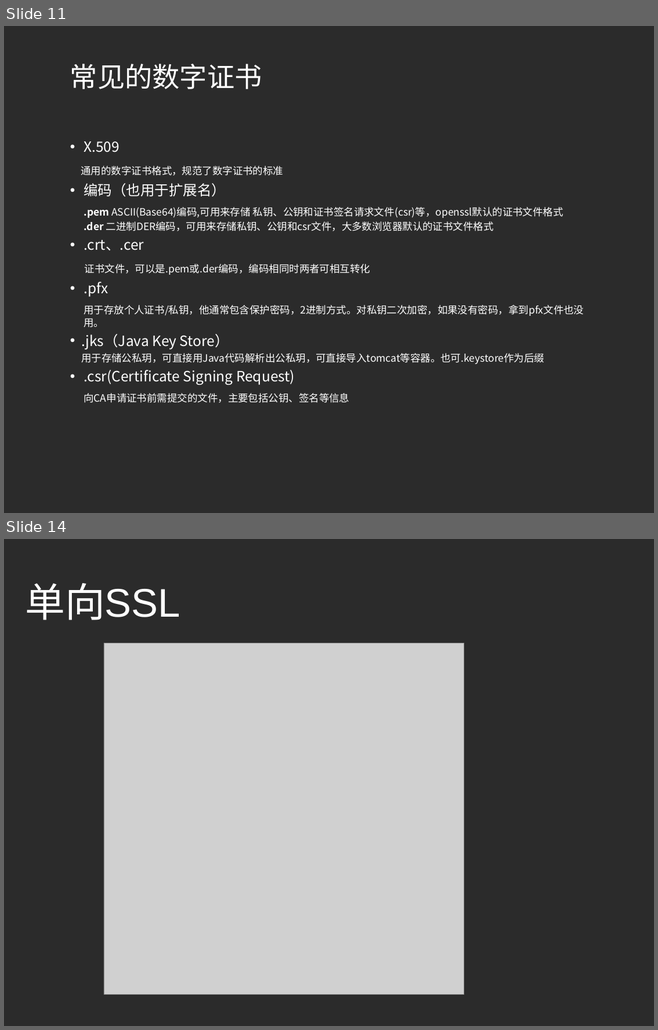
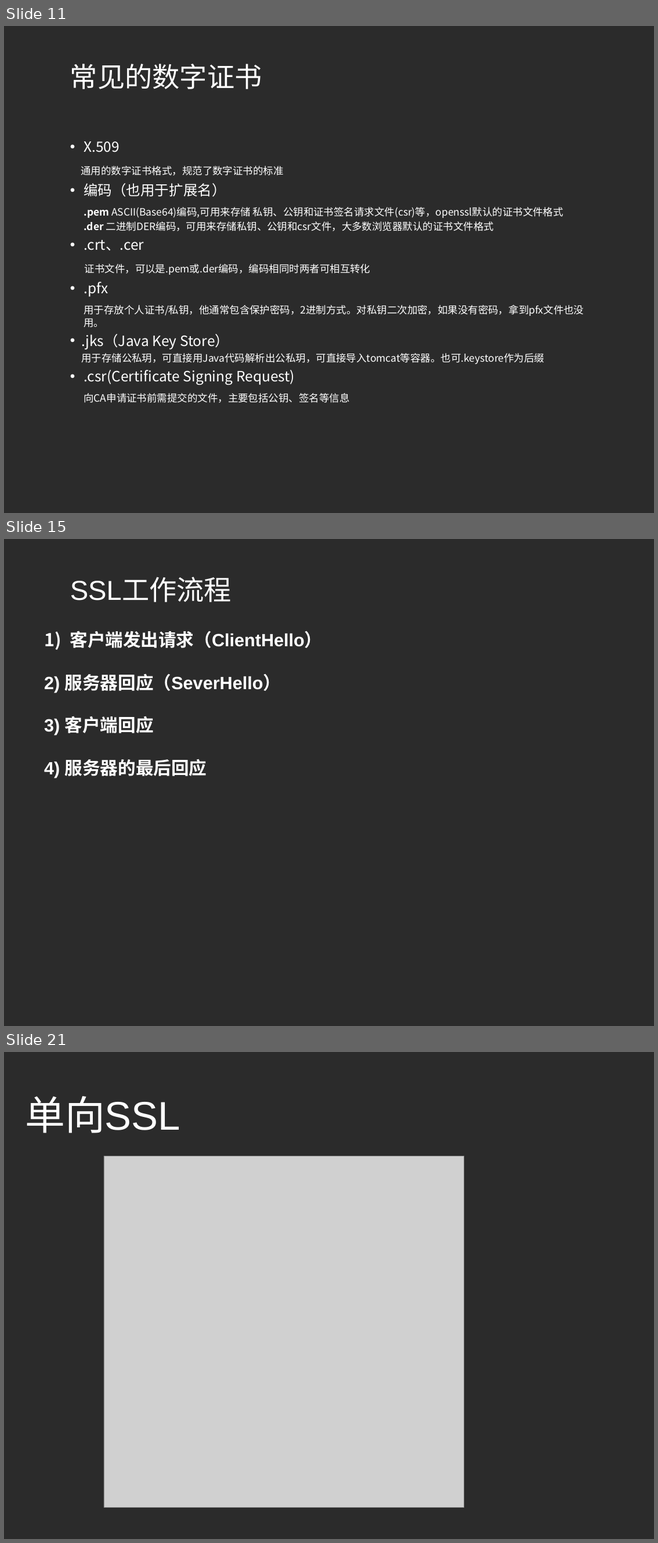
Before and after one commit to fuyongde/cademo, a slide deck: cademo/src/main/resources/认识HTTPS.pptx. Shown one above the other, each under a label of ours: slides 11 and 14 before the commit, slides 11, 15 and 21 after it; the slides between them are not shown. The pictures are 658x1030 and 658x1543 pixels, drawn with LibreOffice and Linux fonts; fonts in the diff are those of the drawing; grey boxes stand for pictures; background and template pictures are left out; a plain dark background stands for a picture behind light text. Boxes give left, top, right and bottom in pixels: in the first picture for what was removed or moved away, otherwise in the second. Text is boxed around its words. In the diff, an @@ line names an element or a change of style, - is before the commit and + after.

```diff
--- a/cademo/src/main/resources/认识HTTPS.pptx
+++ b/cademo/src/main/resources/认识HTTPS.pptx
@@ slide 15 added at (x1=4, y1=539, x2=654, y2=1026), background picture (left out) @@
@@ title added at (x1=70, y1=578, x2=231, y2=602), 43.2 pt, text #FFFFFF @@
+SSL工作流程
@@ text added at (x1=44, y1=631, x2=322, y2=777), 28 pt, text #FFFFFF, bold @@
+1) 客户端发出请求（ClientHello）
+2) 服务器回应（SeverHello）
+3) 客户端回应
+4) 服务器的最后回应
@@ what was slide 14 is now slide 21 @@
```
Also in this commit, not shown: 3 slides changed, 9 other slides added, 3 slides removed.
